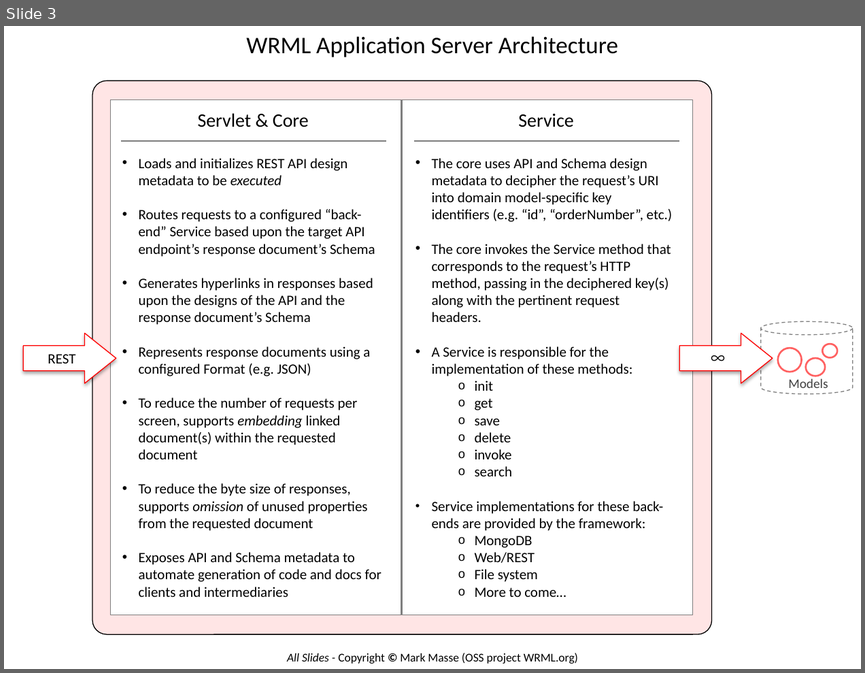
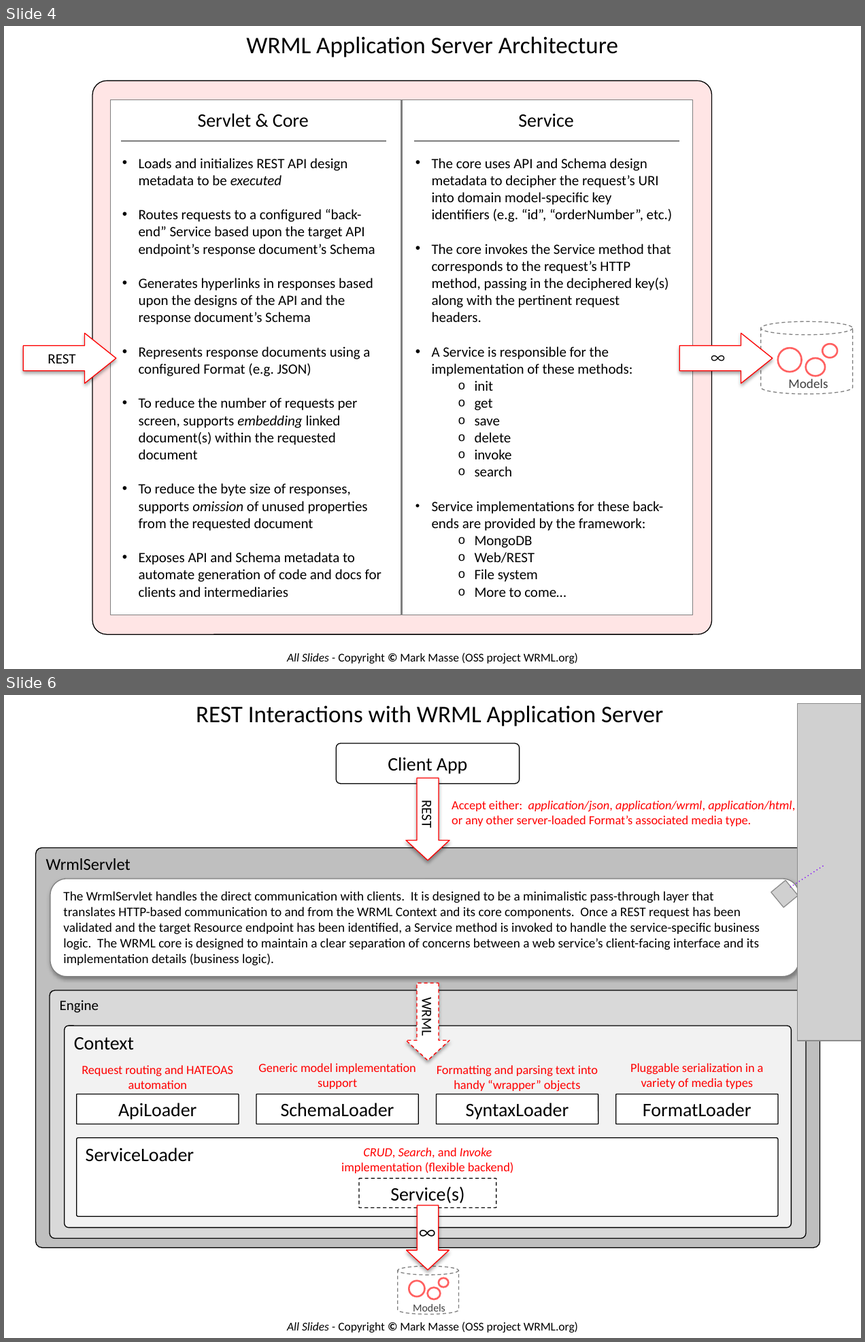
Before and after one commit to wrml/wrml, a slide deck: doc/WRML_DesignNotes.pptx. Shown one above the other, each under a label of ours: slide 3 before the commit, slides 4 and 6 after it; the slides between them are not shown. The pictures are 865x673 and 865x1342 pixels, drawn with LibreOffice and Linux fonts; fonts in the diff are those of the drawing; grey boxes stand for pictures. Boxes give left, top, right and bottom in pixels: in the first picture for what was removed or moved away, otherwise in the second. Text is boxed around its words. In the diff, an @@ line names an element or a change of style, - is before the commit and + after.

```diff
--- a/doc/WRML_DesignNotes.pptx
+++ b/doc/WRML_DesignNotes.pptx
@@ slide 6 added at <box>4,695,861,1338</box>, background #FFFFFF; not listed: 1 template element that a slide beside it also shows @@
@@ text added at <box>196,705,663,726</box>, 20 pt, text #000000 @@
+REST Interactions with WRML Application Server
@@ picture added at <box>798,704,861,1040</box> @@
@@ rounded rectangle added at <box>337,743,520,783</box>, fill #FFFFFF at 10% opacity, outline #000000 0.75 pt, 16 pt, text #000000 @@
+Client App
@@ right arrow added at <box>405,778,449,860</box>, fill #FFFFFF, outline #FF0000 0.75 pt, 12 pt, text #000000 @@
+REST
@@ text added at <box>451,800,795,826</box>, 10.5 pt, text #FF0000 @@
+Accept either: application/json, application/wrml, application/html, or any other server-loaded Format’s associated media type.
@@ rounded rectangle added at <box>36,847,820,1246</box>, fill #BFBFBF, outline #000000 0.75 pt, 14 pt, text #000000 @@
+WrmlServlet
@@ line added from (789, 887) to (825, 864), #8000FF 0.75 pt dashed @@
@@ rounded speech box added at <box>50,879,799,976</box>, fill #FFFFFF, outline #808080 0.75 pt, 11 pt, text #000000 @@
+The WrmlServlet handles the direct communication with clients. It is designed to be a minimalistic pass-through layer that translates HTTP-based communication to and from the WRML Context and its core components. Once a REST request has been validated and the target Resource endpoint has been identified, a Service method is invoked to handle the service-specific business logic. The WRML core is designed to maintain a clear separation of concerns between a web service’s client-facing interface and its implementation details (business logic).
@@ picture added at <box>771,880,798,907</box> @@
@@ rounded rectangle added at <box>50,991,805,1238</box>, fill #D9D9D9, outline #000000 0.75 pt, 12 pt, text #000000 @@
+Engine
@@ right arrow added at <box>405,983,449,1060</box>, fill #FFFFFF, outline #FF0000 0.75 pt dashed, 12 pt, text #000000 @@
+WRML
@@ rounded rectangle added at <box>64,1025,791,1227</box>, fill #F2F2F2, outline #000000 0.75 pt, 16 pt, text #000000 @@
+Context
@@ text added at <box>82,1065,233,1089</box>, 10.5 pt, text #FF0000 @@
+Request routing and HATEOAS automation
@@ text added at <box>258,1063,416,1089</box>, 10.5 pt, text #FF0000 @@
+Generic model implementation support
@@ text added at <box>436,1065,598,1091</box>, 10.5 pt, text #FF0000 @@
+Formatting and parsing text into handy “wrapper” objects
@@ text added at <box>630,1063,764,1089</box>, 10.5 pt, text #FF0000 @@
+Pluggable serialization in a variety of media types
@@ group added at <box>77,1094,778,1124</box>: 4 rounded rectangles @@
+ApiLoader
+SchemaLoader
+SyntaxLoader
+FormatLoader
@@ rounded rectangle added at <box>77,1137,779,1216</box>, fill #FFFFFF, outline #000000 0.75 pt, 16 pt, text #000000 @@
+ServiceLoader
@@ text added at <box>341,1147,514,1173</box>, 10.5 pt, text #FF0000 @@
+CRUD, Search, and Invoke implementation (flexible backend)
@@ rounded rectangle added at <box>359,1178,496,1207</box>, fill #FFFFFF, outline #000000 0.75 pt dashed, 16 pt, text #000000 @@
+Service(s)
@@ right arrow added at <box>407,1205,449,1270</box>, fill #FFFFFF, outline #FF0000 0.75 pt @@
@@ text added at <box>411,1219,445,1248</box>, 14 pt, text #000000 @@
+∞
@@ group added at <box>397,1266,458,1314</box>: 3 ellipses, 1 cylinder, 1 text @@
+Models
@@ what was slide 3 is now slide 4 @@
```
Also in this commit, not shown: 8 slides changed, 6 other slides added, 8 other files.
